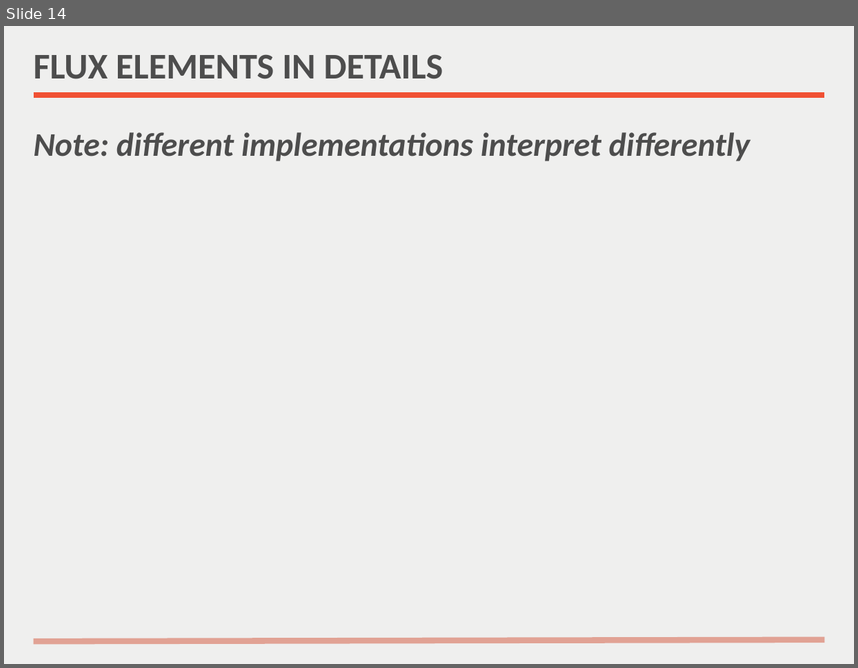
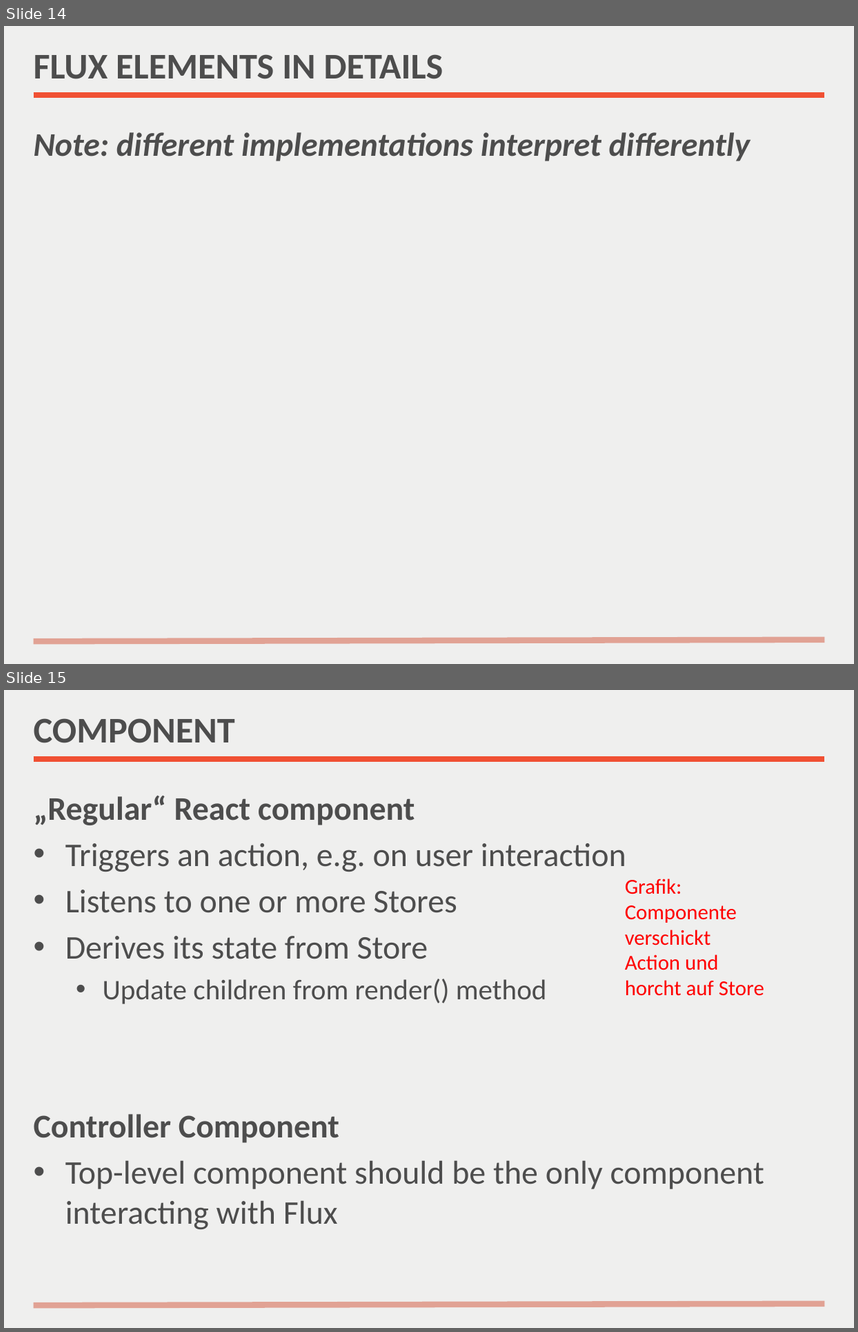
Before and after one commit to nilshartmann/react-meetup-flux, a slide deck: Flux Introduction.pptx. Shown one above the other, each under a label of ours: slide 14 before the commit, slides 14 and 15 after it. The pictures are 858x668 and 858x1332 pixels, drawn with LibreOffice and Linux fonts; fonts in the diff are those of the drawing. Boxes give left, top, right and bottom in pixels: in the first picture for what was removed or moved away, otherwise in the second. Text is boxed around its words. In the diff, an @@ line names an element or a change of style, - is before the commit and + after.

```diff
--- a/Flux Introduction.pptx
+++ b/Flux Introduction.pptx
@@ slide 15 added at <box>4,690,854,1328</box>, background #EFEFEE; not listed: 2 template elements that a slide beside it also shows @@
@@ title added at <box>34,718,235,743</box>, 30.6 pt, text #4D4D4D, bold @@
+COMPONENT
@@ text added at <box>34,796,764,1229</box>, 28 pt, text #4D4D4D @@
+„Regular“ React component
+• Triggers an action, e.g. on user interaction
+• Listens to one or more Stores
+• Derives its state from Store
+  • Update children from render() method
+Controller Component
+• Top-level component should be the only component interacting with Flux
@@ text added at <box>625,878,764,996</box>, 18 pt, text #FF0000 @@
+Grafik: Componente verschickt Action und horcht auf Store
```
Also in this commit, not shown: 8 slides changed, 7 other slides added, 3 slides removed, 1 other file.
